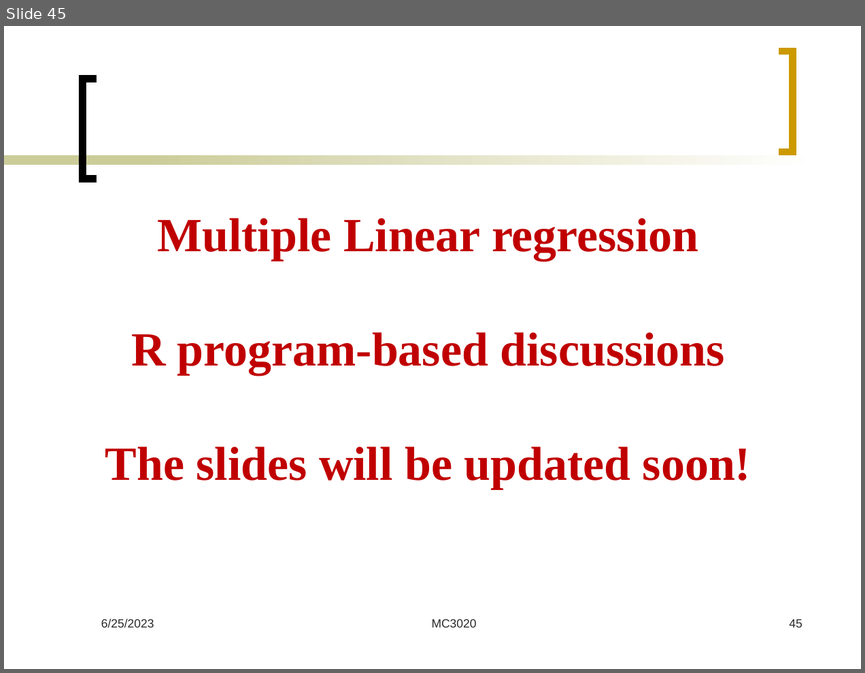
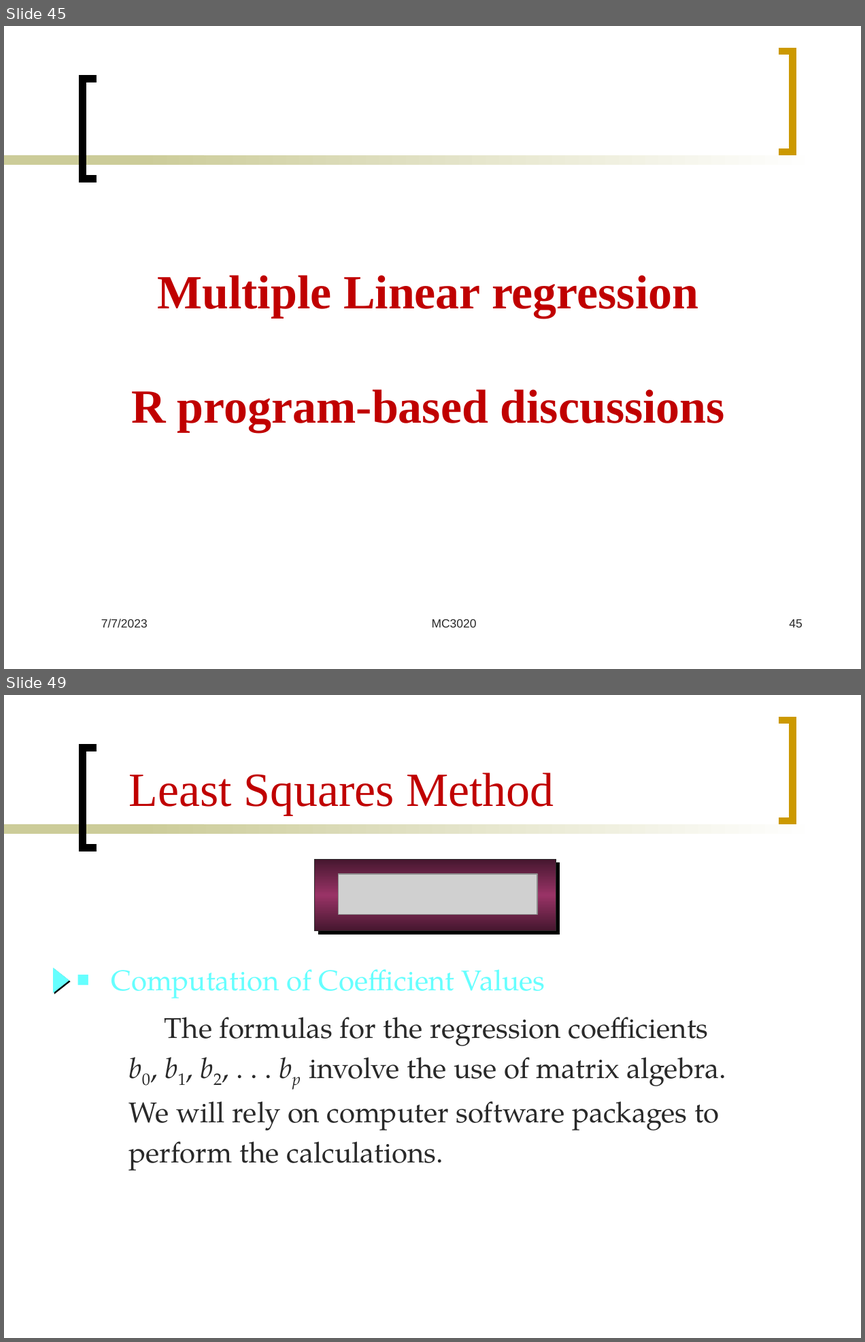
Before and after one commit to Mayooran1987/MC3020, a slide deck: Lect_6.pptx. Shown one above the other, each under a label of ours: slide 45 before the commit, slides 45 and 49 after it; the slides between them are not shown. The pictures are 865x673 and 865x1342 pixels, drawn with LibreOffice and Linux fonts; fonts in the diff are those of the drawing; grey boxes stand for pictures. Boxes give left, top, right and bottom in pixels: in the first picture for what was removed or moved away, otherwise in the second. Text is boxed around its words. In the diff, an @@ line names an element or a change of style, - is before the commit and + after.

```diff
--- a/Lect_6.pptx
+++ b/Lect_6.pptx
@@ slide 49 added at [4, 695, 861, 1338], background #FFFFFF; not listed: 4 template elements that a slide beside it also shows @@
@@ title added at [129, 773, 554, 815], 40 pt, text #C00000 @@
+Least Squares Method
@@ rectangle added at [314, 860, 555, 930], fill gradient #6D2449 to #993366, outline #292929 0.5 pt @@
@@ picture added at [338, 874, 537, 915] @@
@@ triangle added at [54, 968, 68, 991], fill #66FFFF, outline #66FFFF 1 pt @@
@@ text added at [111, 969, 545, 998], 24 pt, text #66FFFF @@
+■ Computation of Coefficient Values
@@ text added at [128, 1017, 726, 1170], 24 pt, text #292929 @@
+The formulas for the regression coefficients
+b0, b1, b2, . . . bp involve the use of matrix algebra.
+We will rely on computer software packages to
+perform the calculations.
@@ slide 45 changed as well @@
@@ title at [131, 275, 725, 432]: text changed @@
-Multiple Linear regression
-R program-based discussions
-The slides will be updated soon!
+Multiple Linear regression
+R program-based discussions
@@ text at [101, 618, 147, 627]: text changed @@
-6/25/2023
+7/7/2023
```
Also in this commit, not shown: 44 other slides changed, 37 other slides added.
